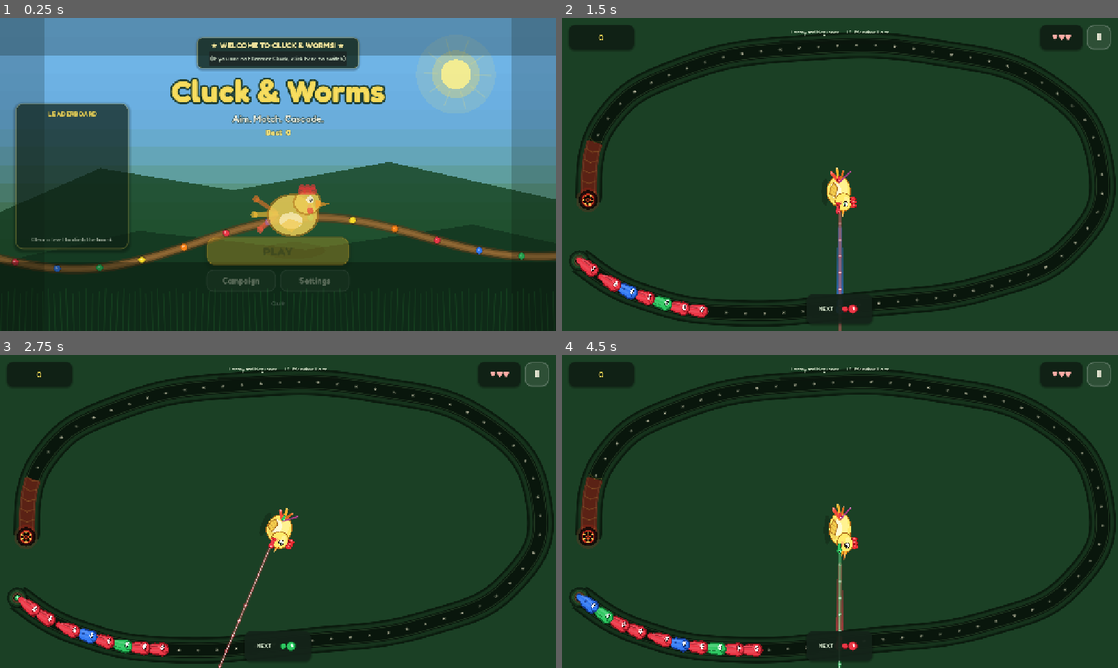
Above: before the commit, frames 1-4 (two rows, left to right).
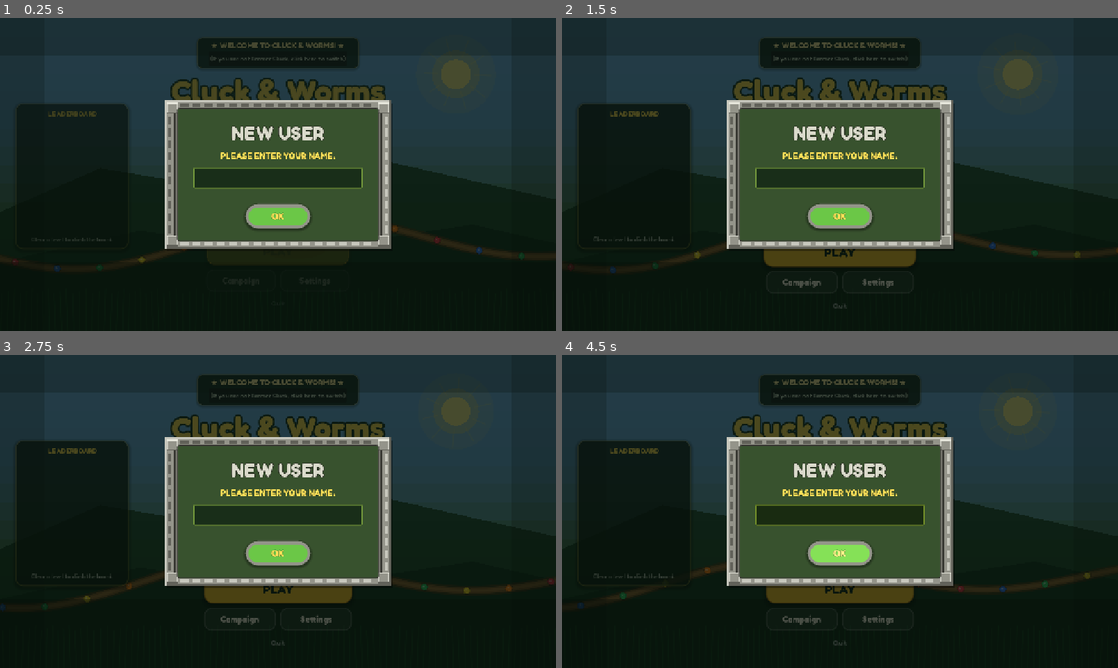
Above: after the commit, the same moments.

Repository: iyanuloluwa-Miracle/Cluck-Worms
Game: Godot game, scene res://scenes/main/Main.tscn
Two runs of this game, one before a commit and one after it. Both use one fixed random seed, a clock stepped at 60 frames per second and the inputs below.
Inputs (mouse positions are in pixels of both pictures, inside the frame that each line leads up to):
- Up to frame 1 (0.25 s): no input
- Up to frame 2 (1.5 s): click "PLAY" at 0.5 s; click (840, 252) at 1.25 s, where only the run after the commit has a clickable "PLAY"
- Up to frame 3 (2.75 s): click (239, 617) at 2 s, where only the run after the commit has a clickable "Campaign"
- Up to frame 4 (4.5 s): click (801, 617) at 2.75 s, where only the run after the commit has a clickable "Campaign"; click (840, 552) at 3.5 s, where only the run after the commit has a clickable "OK"; click (840, 552) at 4.25 s, where only the run after the commit has a clickable "OK"

The runs differ from the first frame. In frame 1, 74% of the frame differs, in the area x 0-100%, y 0-100%; in frame 2, 74%; in frame 3, 74%; in frame 4, 74%, in the area x 0-100%, y 2-100%.

Commit message:
Auto-show NEW USER modal until first name is confirmed.

Diff:
--- a/autoload/SaveService.gd
+++ b/autoload/SaveService.gd
@@ -29,6 +29,8 @@
 var leaderboard: Array = []
 var current_player_name: String = "Farmer Cluck"
 var profiles: Array = ["Farmer Cluck"]
+## False until the player confirms a name in the NEW USER modal.
+var profile_setup_done: bool = false
 
 
 func _ready() -> void:
@@ -66,6 +68,11 @@
 		profiles = [current_player_name]
 	elif not profiles.has(current_player_name):
 		profiles.append(current_player_name)
+	# Grandfather existing installs that predate this flag.
+	if cfg.has_section_key(SECTION_PROGRESS, "profile_setup_done"):
+		profile_setup_done = bool(cfg.get_value(SECTION_PROGRESS, "profile_setup_done", false))
+	else:
+		profile_setup_done = true
 	leaderboard = cfg.get_value(SECTION_LEADERBOARD, "entries", []) as Array
 	if leaderboard == null:
 		leaderboard = []
@@ -80,6 +87,7 @@
 	tutorial_done = false
 	current_player_name = "Farmer Cluck"
 	profiles = ["Farmer Cluck"]
+	profile_setup_done = false
 	level_records = {}
 	achievements = {}
 	leaderboard = []
@@ -95,6 +103,7 @@
 	cfg.set_value(SECTION_PROGRESS, "tutorial_done", tutorial_done)
 	cfg.set_value(SECTION_PROGRESS, "player_name", current_player_name)
 	cfg.set_value(SECTION_PROGRESS, "profiles", profiles)
+	cfg.set_value(SECTION_PROGRESS, "profile_setup_done", profile_setup_done)
 	cfg.set_value(SECTION_LEVELS, "records", level_records)
 	cfg.set_value(SECTION_ACHIEVEMENTS, "flags", achievements)
 	cfg.set_value(SECTION_LEADERBOARD, "entries", leaderboard)
@@ -114,6 +123,7 @@
 	current_player_name = clean
 	if not profiles.has(clean):
 		profiles.append(clean)
+	profile_setup_done = true
 	save()
 	EventBus.player_profile_changed.emit(current_player_name)
 
--- a/scripts/ui/MainMenuUI.gd
+++ b/scripts/ui/MainMenuUI.gd
@@ -51,6 +51,8 @@
 	_refresh_leaderboard()
 	_refresh_greeting()
 	_on_state(-1, int(GameManager.state))
+	if not SaveService.profile_setup_done:
+		call_deferred("_prompt_new_user")
 
 
 func _style() -> void:
@@ -174,11 +176,18 @@
 		_switch_btn.add_theme_color_override("font_hover_color", UITheme.YOLK_HOT)
 
 
+func _prompt_new_user() -> void:
+	if SaveService.profile_setup_done:
+		return
+	if _profile_dialog and _profile_dialog.has_method("open_dialog"):
+		_profile_dialog.open_dialog(true)
+
+
 func _on_switch_player() -> void:
 	if _switch_btn:
 		UIFx.punch_button(_switch_btn)
 	if _profile_dialog and _profile_dialog.has_method("open_dialog"):
-		_profile_dialog.open_dialog()
+		_profile_dialog.open_dialog(false)
 
 
 func _on_profile_changed(_player_name: String) -> void:
--- a/scripts/ui/PlayerProfileUI.gd
+++ b/scripts/ui/PlayerProfileUI.gd
@@ -23,6 +23,9 @@
 @onready var _profiles_box: HFlowContainer = $Center/StoneFrame/Inner/Fill/Pad/VBox/ProfilesScroll/ProfileChips
 @onready var _ok_btn: Button = $Center/StoneFrame/Inner/Fill/Pad/VBox/ButtonRow/OkButton
 @onready var _cancel_btn: Button = $Center/StoneFrame/Inner/Fill/Pad/VBox/ButtonRow/CancelButton
+@onready var _profiles_scroll: ScrollContainer = $Center/StoneFrame/Inner/Fill/Pad/VBox/ProfilesScroll
+
+var _first_time: bool = false
 
 
 func _ready() -> void:
@@ -39,11 +42,19 @@
 	_name_edit.text_submitted.connect(func(_t: String) -> void: _on_ok())
 
 
-func open_dialog() -> void:
+func open_dialog(first_time: bool = false) -> void:
+	_first_time = first_time
 	visible = true
 	modulate.a = 0.0
-	_name_edit.text = SaveService.current_player_name
-	_rebuild_quick_profiles()
+
+	_title.text = "NEW USER"
+	_cancel_btn.visible = not _first_time
+	_profiles_scroll.visible = not _first_time
+	if _first_time:
+		_name_edit.text = ""
+	else:
+		_name_edit.text = SaveService.current_player_name
+		_rebuild_quick_profiles()
 	_frame.queue_redraw()
 
 	_frame.scale = Vector2(0.86, 0.86)
@@ -241,6 +252,9 @@
 func _on_ok() -> void:
 	var chosen: String = _name_edit.text.strip_edges()
 	if chosen.is_empty():
+		if _first_time:
+			_flash_name_required()
+			return
 		chosen = "Farmer Cluck"
 	SaveService.set_player_name(chosen)
 	UIFx.punch_button(_ok_btn)
@@ -248,7 +262,17 @@
 	close_dialog()
 
 
+func _flash_name_required() -> void:
+	_name_edit.grab_focus()
+	var base := _name_edit.modulate
+	_name_edit.modulate = UITheme.YOLK_HOT
+	var tween := create_tween()
+	tween.tween_property(_name_edit, "modulate", base, 0.35)
+
+
 func _on_cancel() -> void:
+	if _first_time:
+		return
 	UIFx.punch_button(_cancel_btn)
 	profile_cancelled.emit()
 	close_dialog()
